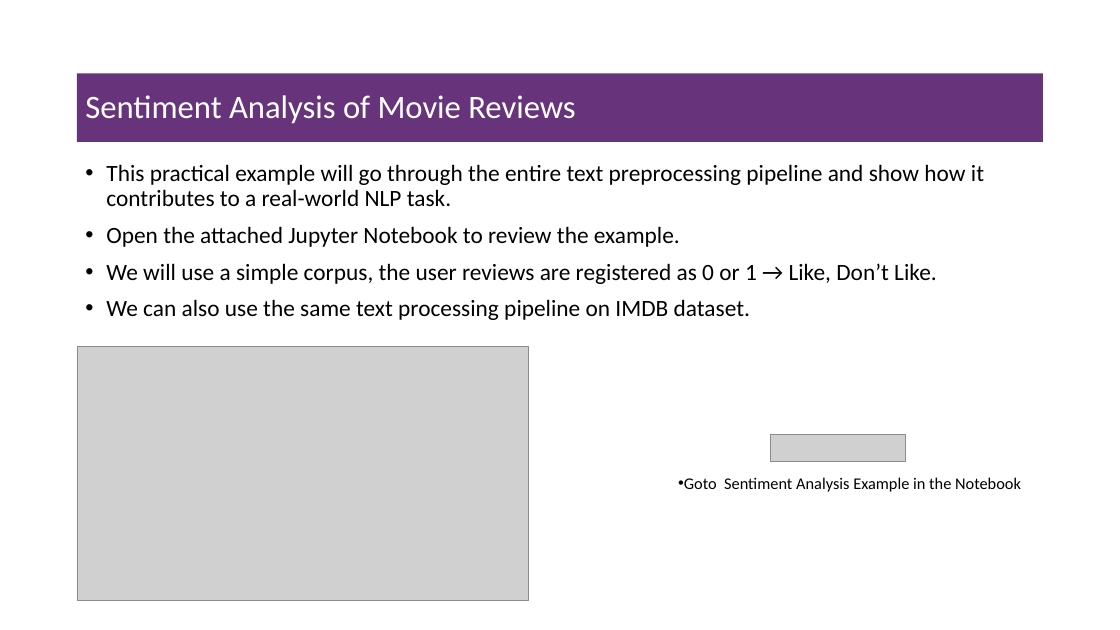
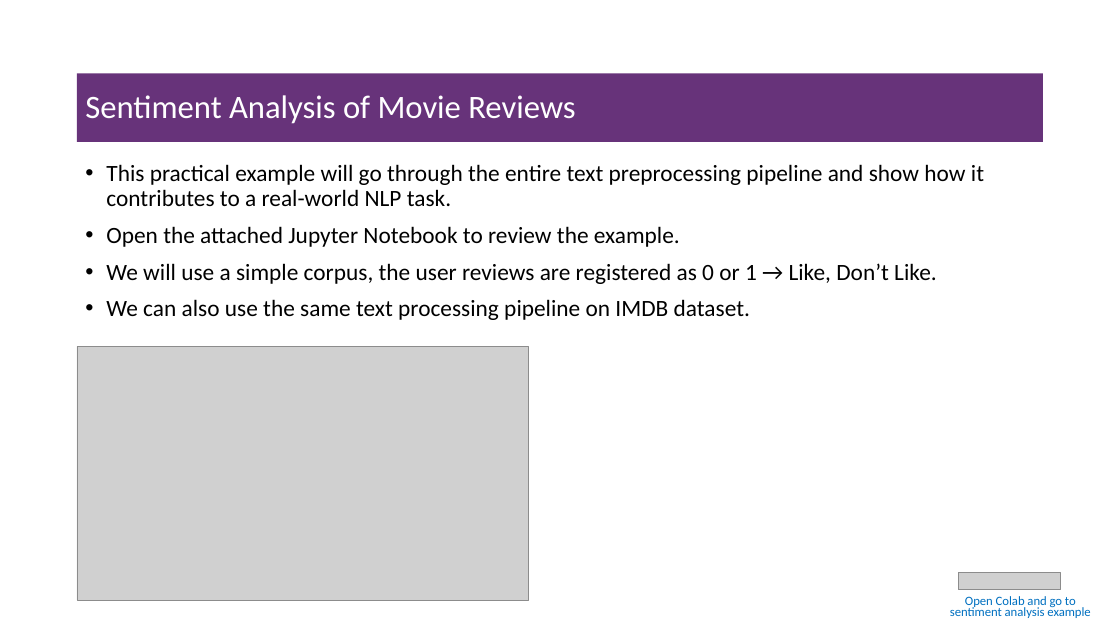
Before and after one commit to msfasha/307307-BI-Methods, a slide deck: slide 27 of 20242-NLP-LLM/lecture notes/Part 1 - Introduction to NLP/1.1-introduction to NLP.pptx (slide 28 before the commit). Drawn at 1120x630 pixels with LibreOffice and Linux fonts; fonts in the diff are those of the drawing; grey boxes stand for pictures; background and template pictures are left out. Boxes give left, top, right and bottom in pixels: in the first picture for what was removed or moved away, otherwise in the second. Text is boxed around its words. In the diff, an @@ line names an element or a change of style, - is before the commit and + after.

```diff
--- a/20242-NLP-LLM/lecture notes/Part 1 - Introduction to NLP/1.1-introduction to NLP.pptx
+++ b/20242-NLP-LLM/lecture notes/Part 1 - Introduction to NLP/1.1-introduction to NLP.pptx
@@ text removed at (684,477,1021,492) @@
-• Goto Sentiment Analysis Example in the Notebook
@@ text added at (950,596,1090,618), 10.8 pt, text #0070C0 @@
+Open Colab and go to sentiment analysis example
@@ picture: place and size @@
-picture at (771,434,907,461)
+picture at (959,572,1061,590)
```
Also in this commit, not shown: 7 other slides changed, 11 slides added, 1 slide removed, 14 other files.
